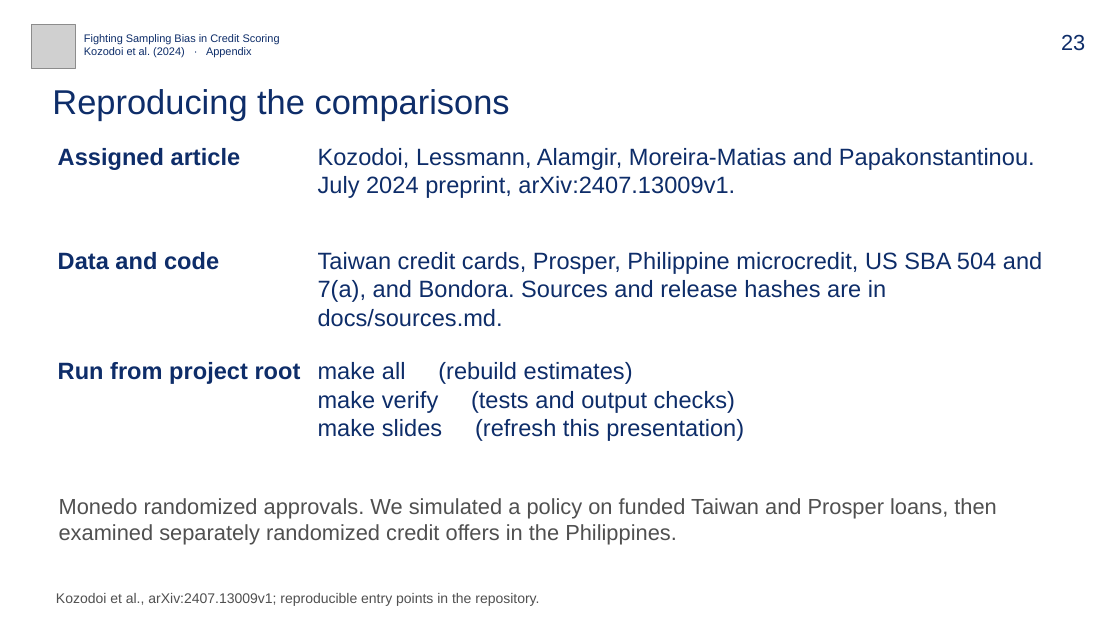
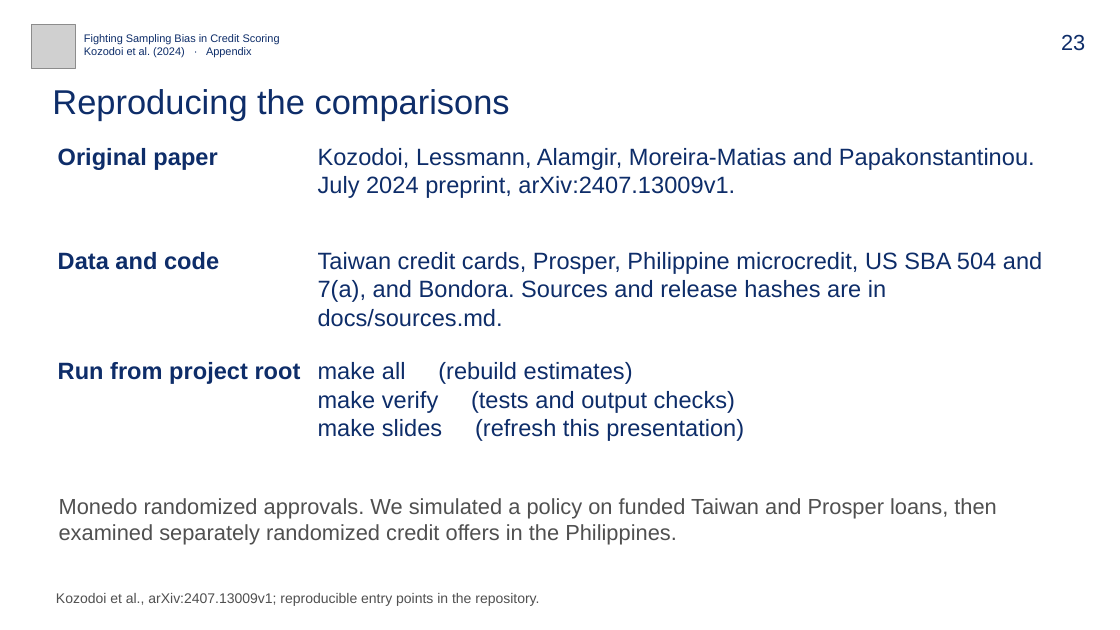
Before and after one commit to bigpurota/paper11, a slide deck: slide 23 of slides/evidence.pptx. Drawn at 1120x630 pixels with LibreOffice and Linux fonts; fonts in the diff are those of the drawing; grey boxes stand for pictures. Boxes give left, top, right and bottom in pixels: in the first picture for what was removed or moved away, otherwise in the second. Text is boxed around its words. In the diff, an @@ line names an element or a change of style, - is before the commit and + after.

```diff
--- a/slides/evidence.pptx
+++ b/slides/evidence.pptx
@@ text at [58,148,217,170]: text changed @@
-Assigned article
+Original paper
```
Also in this commit, not shown: 1 other slide changed, 12 other files.
